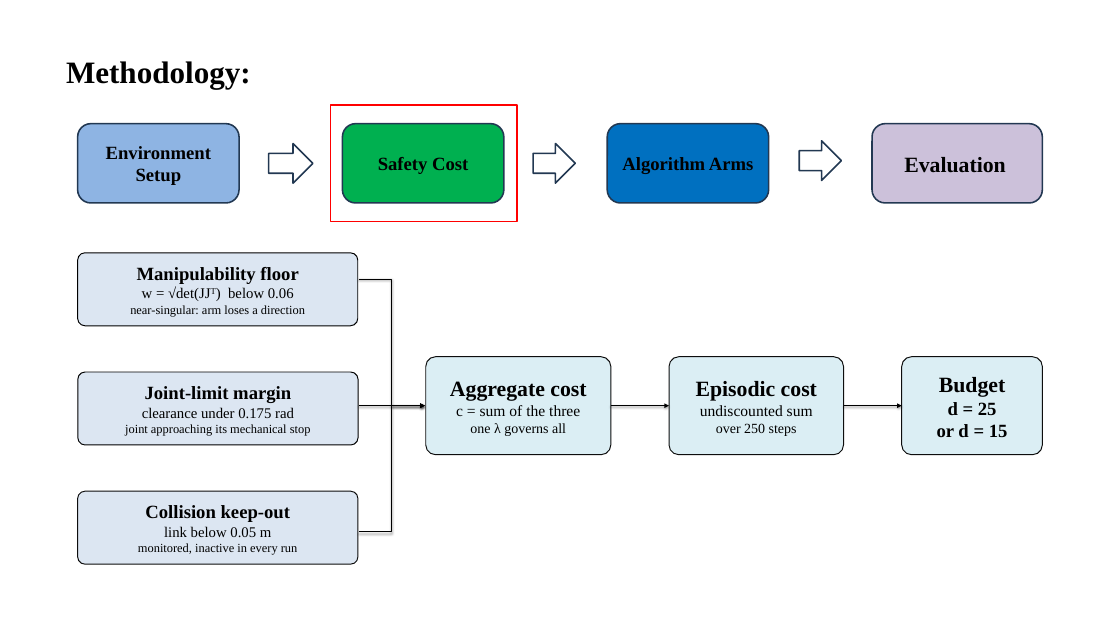
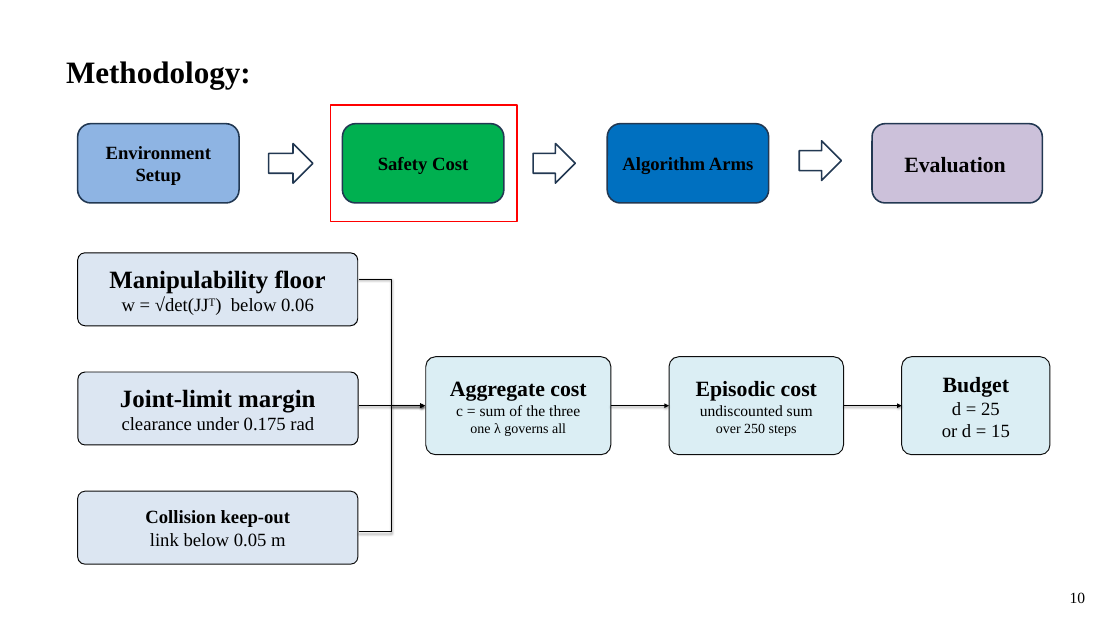
Before and after one commit to abdurRabbi23/ur5-safe-rl-thesis, a slide deck: slide 10 of Thesis_Documentation/Presentaion_slides/main_slide.pptx. Drawn at 1120x630 pixels with LibreOffice and Linux fonts; fonts in the diff are those of the drawing. Boxes give left, top, right and bottom in pixels: in the first picture for what was removed or moved away, otherwise in the second. Text is boxed around its words. In the diff, an @@ line names an element or a change of style, - is before the commit and + after.

```diff
--- a/Thesis_Documentation/Presentaion_slides/main_slide.pptx
+++ b/Thesis_Documentation/Presentaion_slides/main_slide.pptx
@@ rounded rectangle "Manipulability floor" at bbox=[78, 253, 358, 325]: size 24 to 32 pt in "Manipulability floor"; size 19 to 24 pt in "w = √det(JJᵀ) below 0.06" @@
@@ text in rounded rectangle at bbox=[130, 305, 305, 317]: paragraph removed @@
-near-singular: arm loses a direction
@@ rounded rectangle "Budget": place and size @@
-rounded rectangle "Budget" at bbox=[902, 357, 1042, 455]
+rounded rectangle "Budget" at bbox=[902, 357, 1050, 455]
@@ rounded rectangle "Joint-limit margin" at bbox=[78, 372, 358, 445]: size 24 to 32 pt in "Joint-limit margin"; size 19 to 24 pt in "clearance under 0.175 rad" @@
@@ text in rounded rectangle at bbox=[942, 402, 1010, 438]: bold off in "d = 25", "or d = 15" @@
@@ text in rounded rectangle at bbox=[125, 424, 311, 436]: paragraph removed @@
-joint approaching its mechanical stop
@@ text in rounded rectangle at bbox=[150, 533, 286, 547]: size 19 to 24 pt in "link below 0.05 m" @@
@@ text in rounded rectangle at bbox=[138, 543, 298, 555]: paragraph removed @@
-monitored, inactive in every run
@@ text added at bbox=[1070, 592, 1086, 603], 20 pt, text #000000 @@
+10
```
Also in this commit, not shown: 16 other slides changed, 2 slides added, 1 slide removed, 3 other files.
